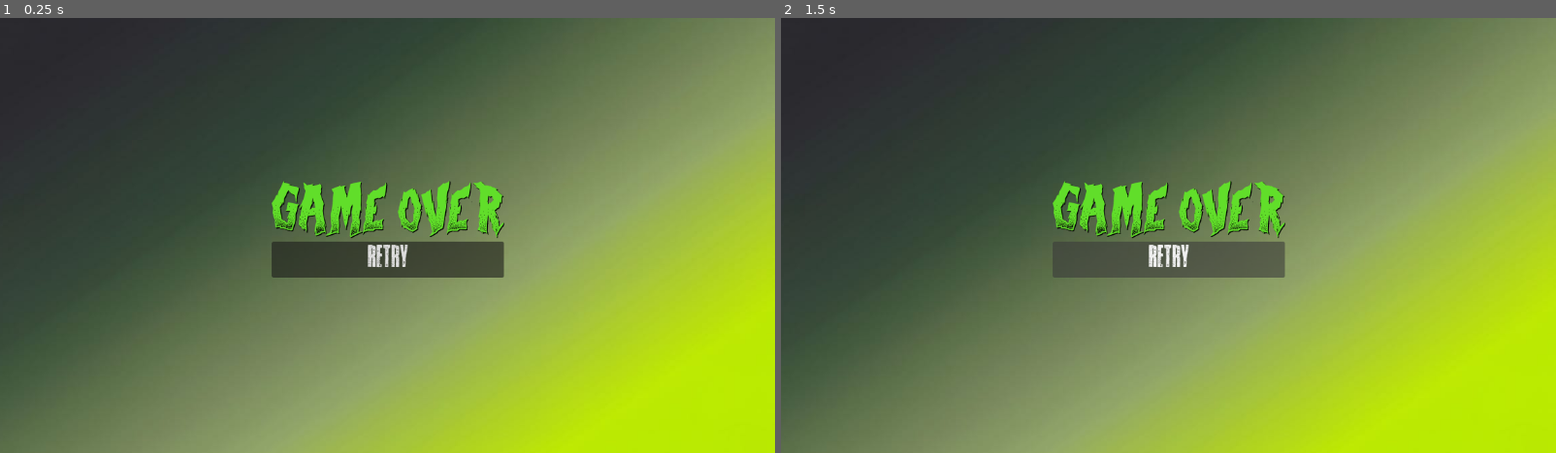
Above: before the commit, frames 1-2 (left to right).
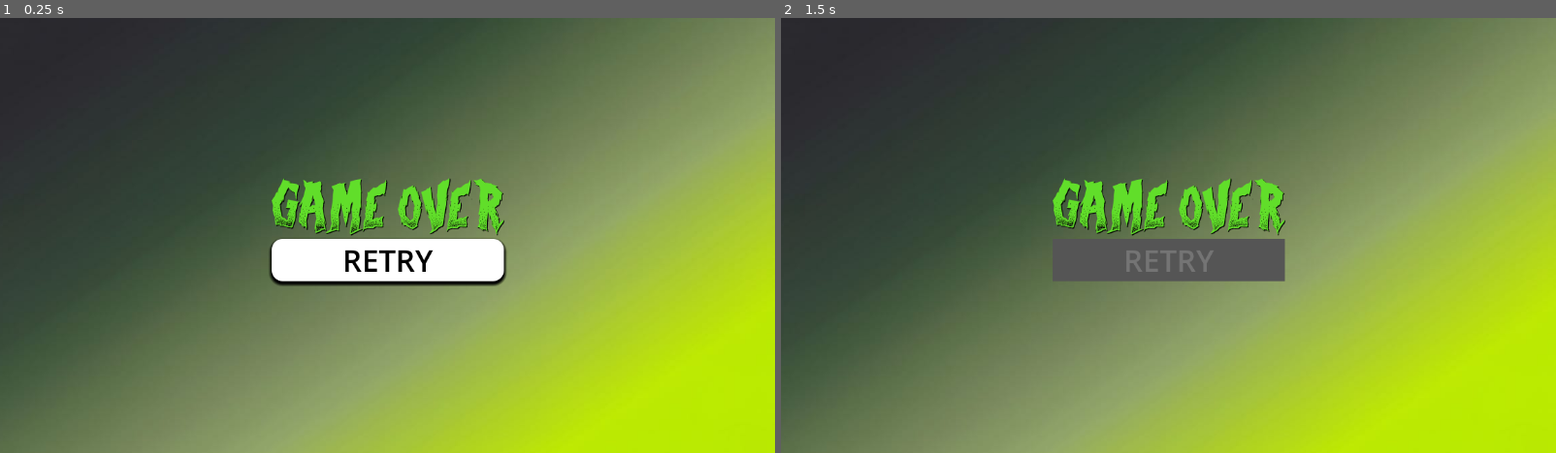
Above: after the commit, the same moments.

Repository: strixconn-ops/GMTK-26-
Game: Godot game, scene res://game_over.tscn
Same seed, same stepped clock (60 frames per second), same inputs: the game is played once before the commit and once after it.
Inputs:
- Up to frame 1 (0.25 s): no input
- Up to frame 2 (1.5 s): click "Retry" (after the commit: "RETRY") at 0.5 s; click "Retry" (after the commit: "RETRY") at 1.25 s

The runs differ from the first frame. In frame 1, 4.4% of the frame differs, in the area x 34-66%, y 36-62%; in frame 2, 1.9%.

Commit message:
changed the corner radius of the button and added shadows to both label and button

Diff:
--- a/death-every-minute/game_over.tscn
+++ b/death-every-minute/game_over.tscn
@@ -1,8 +1,33 @@
 [gd_scene format=3 uid="uid://dgaakguodknti"]
 
 [ext_resource type="FontFile" uid="uid://dfyiikwxllxi1" path="res://sprites and fonts/Curse of the Zombie.ttf" id="1_yxx3c"]
-[ext_resource type="FontFile" uid="uid://cq111jrctxmft" path="res://ERODED PERSONAL USE.ttf" id="2_8u835"]
 [ext_resource type="Texture2D" uid="uid://dtoy7fnh2ixwd" path="res://WhatsApp Image 2026-07-25 at 09.31.22.jpeg" id="2_ccer4"]
+
+[sub_resource type="StyleBoxFlat" id="StyleBoxFlat_nlkkf"]
+shadow_color = Color(0, 0, 0, 0.98039216)
+shadow_size = 5
+shadow_offset = Vector2(0, 3.41)
+
+[sub_resource type="SystemFont" id="SystemFont_hka7f"]
+
+[sub_resource type="StyleBoxFlat" id="StyleBoxFlat_7vrkn"]
+bg_color = Color(1, 1, 1, 1)
+corner_radius_top_left = 16
+corner_radius_top_right = 16
+corner_radius_bottom_right = 16
+corner_radius_bottom_left = 16
+shadow_color = Color(0, 0, 0, 1)
+shadow_size = 5
+shadow_offset = Vector2(0, 3.41)
+
+[sub_resource type="StyleBoxFlat" id="StyleBoxFlat_fu7sn"]
+bg_color = Color(0.52906674, 0.52906674, 0.52906656, 1)
+
+[sub_resource type="StyleBoxFlat" id="StyleBoxFlat_jix8l"]
+bg_color = Color(0.3316394, 0.33163944, 0.3316393, 1)
+
+[sub_resource type="StyleBoxFlat" id="StyleBoxFlat_glbon"]
+bg_color = Color(0.22670749, 0.22670752, 0.2267074, 1)
 
 [node name="GameOver" type="Control" unique_id=1314110433]
 layout_mode = 3
@@ -36,14 +61,23 @@
 theme_override_colors/font_shadow_color = Color(0, 0, 0, 1)
 theme_override_fonts/font = ExtResource("1_yxx3c")
 theme_override_font_sizes/font_size = 64
+theme_override_styles/focus = SubResource("StyleBoxFlat_nlkkf")
 text = "GAME OVER"
 horizontal_alignment = 1
 
 [node name="Button" type="Button" parent="CanvasLayer/VBoxContainer" unique_id=1802269534]
 layout_mode = 2
-theme_override_fonts/font = ExtResource("2_8u835")
+theme_override_colors/font_color = Color(0, 0, 0, 1)
+theme_override_colors/font_focus_color = Color(0.20990783, 0.20990816, 0.20990863, 1)
+theme_override_colors/font_pressed_color = Color(0.34158427, 0.34158427, 0.3415842, 1)
+theme_override_colors/font_hover_color = Color(0.45581716, 0.45581722, 0.45581824, 1)
+theme_override_fonts/font = SubResource("SystemFont_hka7f")
 theme_override_font_sizes/font_size = 45
-text = "Retry"
+theme_override_styles/normal = SubResource("StyleBoxFlat_7vrkn")
+theme_override_styles/pressed = SubResource("StyleBoxFlat_fu7sn")
+theme_override_styles/hover = SubResource("StyleBoxFlat_jix8l")
+theme_override_styles/focus = SubResource("StyleBoxFlat_glbon")
+text = "RETRY"
 
 [node name="Sprite2D" type="Sprite2D" parent="." unique_id=713004971]
 position = Vector2(590, 293)
--- /dev/null
+++ b/death-every-minute/main_menu.tscn
@@ -0,0 +1,153 @@
+[gd_scene format=3 uid="uid://cjc8onrf06kuu"]
+
+[ext_resource type="FontFile" uid="uid://dfyiikwxllxi1" path="res://sprites and fonts/Curse of the Zombie.ttf" id="1_7vrkn"]
+[ext_resource type="Texture2D" uid="uid://d20fmiwwhlq8o" path="res://download-Photoroom.png" id="2_fu7sn"]
+
+[sub_resource type="StyleBoxEmpty" id="StyleBoxEmpty_nogid"]
+
+[sub_resource type="StyleBoxTexture" id="StyleBoxTexture_2q8f6"]
+texture = ExtResource("2_fu7sn")
+
+[sub_resource type="StyleBoxFlat" id="StyleBoxFlat_8g5uu"]
+bg_color = Color(0.9297146, 0.9297147, 0.9297146, 1)
+corner_radius_top_left = 16
+corner_radius_top_right = 16
+corner_radius_bottom_right = 16
+corner_radius_bottom_left = 16
+shadow_color = Color(0, 0, 0, 0.9607843)
+shadow_size = 5
+shadow_offset = Vector2(0, 3.41)
+
+[sub_resource type="StyleBoxFlat" id="StyleBoxFlat_7vrkn"]
+bg_color = Color(0.412153, 0.41215235, 0.41215214, 1)
+corner_radius_top_left = 16
+corner_radius_top_right = 16
+corner_radius_bottom_right = 16
+corner_radius_bottom_left = 16
+shadow_color = Color(0, 0, 0, 0.9607843)
+shadow_size = 5
+shadow_offset = Vector2(0, 3.41)
+
+[sub_resource type="StyleBoxFlat" id="StyleBoxFlat_fu7sn"]
+bg_color = Color(0.21230495, 0.2123048, 0.21230477, 1)
+corner_radius_top_left = 16
+corner_radius_top_right = 16
+corner_radius_bottom_right = 16
+corner_radius_bottom_left = 16
+shadow_color = Color(0, 0, 0, 0.9607843)
+shadow_size = 5
+shadow_offset = Vector2(0, 3.41)
+
+[sub_resource type="StyleBoxEmpty" id="StyleBoxEmpty_fu7sn"]
+
+[node name="Main Menu" type="Control" unique_id=229154848]
+layout_mode = 3
+anchors_preset = 8
+anchor_left = 0.5
+anchor_top = 0.5
+anchor_right = 0.5
+anchor_bottom = 0.5
+grow_horizontal = 2
+grow_vertical = 2
+
+[node name="ColorRect" type="ColorRect" parent="." unique_id=1282313626]
+layout_mode = 1
+anchors_preset = 8
+anchor_left = 0.5
+anchor_top = 0.5
+anchor_right = 0.5
+anchor_bottom = 0.5
+offset_left = -576.0
+offset_top = -320.0
+offset_right = 576.0
+offset_bottom = 320.0
+grow_horizontal = 2
+grow_vertical = 2
+color = Color(0.38039216, 0.87058824, 0.16470589, 1)
+
+[node name="Label" type="Label" parent="ColorRect" unique_id=518054964]
+layout_mode = 1
+anchors_preset = 5
+anchor_left = 0.5
+anchor_right = 0.5
+offset_left = -336.0
+offset_top = 24.0
+offset_right = 345.0
+offset_bottom = 112.0
+grow_horizontal = 2
+theme_override_colors/font_color = Color(0, 0, 0, 1)
+theme_override_colors/font_shadow_color = Color(0.50315577, 0.99999994, 0.2446042, 0.95686275)
+theme_override_fonts/font = ExtResource("1_7vrkn")
+theme_override_font_sizes/font_size = 64
+theme_override_styles/normal = SubResource("StyleBoxEmpty_nogid")
+text = "DEATH EVERY MINUTE"
+
+[node name="Panel" type="Panel" parent="ColorRect/Label" unique_id=1307109344]
+layout_mode = 1
+anchors_preset = 15
+anchor_right = 1.0
+anchor_bottom = 1.0
+offset_left = -279.0
+offset_top = 51.0
+offset_right = -230.0
+offset_bottom = 447.0
+grow_horizontal = 2
+grow_vertical = 2
+theme_override_styles/panel = SubResource("StyleBoxTexture_2q8f6")
+
+[node name="VBoxContainer" type="VBoxContainer" parent="." unique_id=142252288]
+layout_mode = 1
+anchors_preset = 8
+anchor_left = 0.5
+anchor_top = 0.5
+anchor_right = 0.5
+anchor_bottom = 0.5
+offset_left = -184.0
+offset_top = -97.5
+offset_right = 184.0
+offset_bottom = 97.5
+grow_horizontal = 2
+grow_vertical = 2
+theme_override_constants/separation = 20
+
+[node name="Button" type="Button" parent="VBoxContainer" unique_id=779149520]
+layout_mode = 2
+size_flags_vertical = 3
+theme_override_colors/font_color = Color(0, 0, 0, 1)
+theme_override_colors/font_focus_color = Color(0.79482836, 0.79482794, 0.794828, 1)
+theme_override_colors/font_pressed_color = Color(0.8175215, 0.81752115, 0.81752115, 1)
+theme_override_colors/font_hover_color = Color(0.8175213, 0.8175213, 0.81752115, 1)
+theme_override_font_sizes/font_size = 32
+theme_override_styles/normal = SubResource("StyleBoxFlat_8g5uu")
+theme_override_styles/pressed = SubResource("StyleBoxFlat_7vrkn")
+theme_override_styles/hover = SubResource("StyleBoxFlat_fu7sn")
+theme_override_styles/focus = SubResource("StyleBoxEmpty_fu7sn")
+text = "START GAME"
+
+[node name="Button2" type="Button" parent="VBoxContainer" unique_id=679600277]
+layout_mode = 2
+size_flags_vertical = 3
+theme_override_colors/font_color = Color(0, 0, 0, 1)
+theme_override_colors/font_focus_color = Color(0.79482836, 0.79482794, 0.794828, 1)
+theme_override_colors/font_pressed_color = Color(0.8175215, 0.81752115, 0.81752115, 1)
+theme_override_colors/font_hover_color = Color(0.8175213, 0.8175213, 0.81752115, 1)
+theme_override_font_sizes/font_size = 32
+theme_override_styles/normal = SubResource("StyleBoxFlat_8g5uu")
+theme_override_styles/pressed = SubResource("StyleBoxFlat_7vrkn")
+theme_override_styles/hover = SubResource("StyleBoxFlat_fu7sn")
+theme_override_styles/focus = SubResource("StyleBoxEmpty_fu7sn")
+text = "OPTIONS"
+
+[node name="Button3" type="Button" parent="VBoxContainer" unique_id=1967913226]
+layout_mode = 2
+size_flags_vertical = 3
+theme_override_colors/font_color = Color(0, 0, 0, 1)
+theme_override_colors/font_focus_color = Color(0.79482836, 0.79482794, 0.794828, 1)
+theme_override_colors/font_pressed_color = Color(0.8175215, 0.81752115, 0.81752115, 1)
+theme_override_colors/font_hover_color = Color(0.8175213, 0.8175213, 0.81752115, 1)
+theme_override_font_sizes/font_size = 32
+theme_override_styles/normal = SubResource("StyleBoxFlat_8g5uu")
+theme_override_styles/pressed = SubResource("StyleBoxFlat_7vrkn")
+theme_override_styles/hover = SubResource("StyleBoxFlat_fu7sn")
+theme_override_styles/focus = SubResource("StyleBoxEmpty_fu7sn")
+text = "EXIT"
